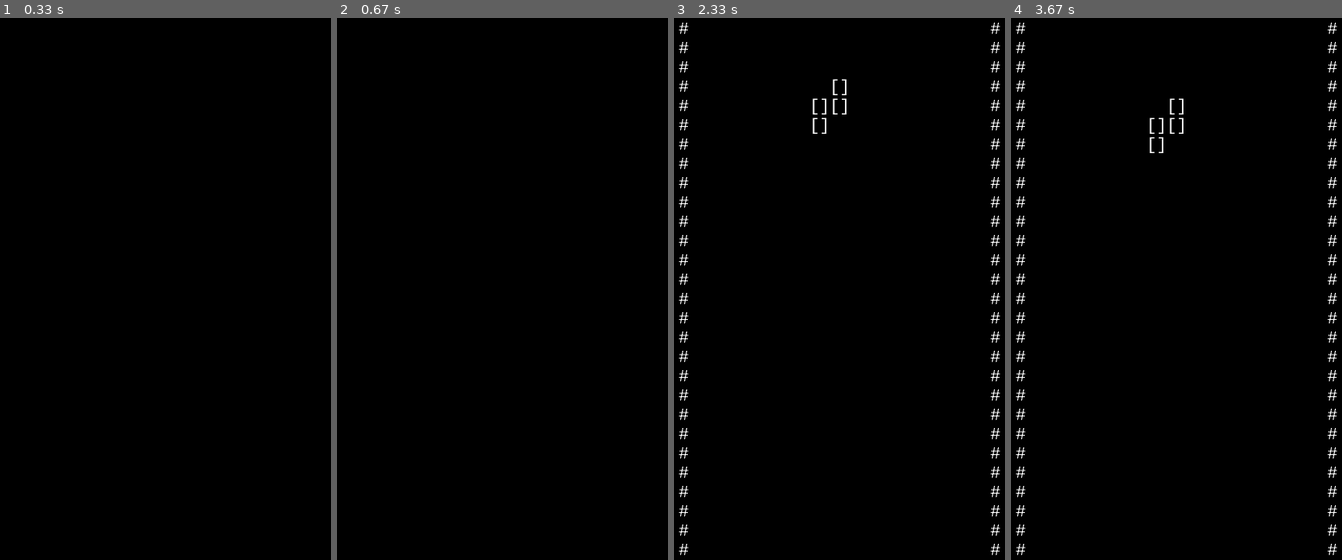
Above: before the commit, frames 1-4 (left to right).
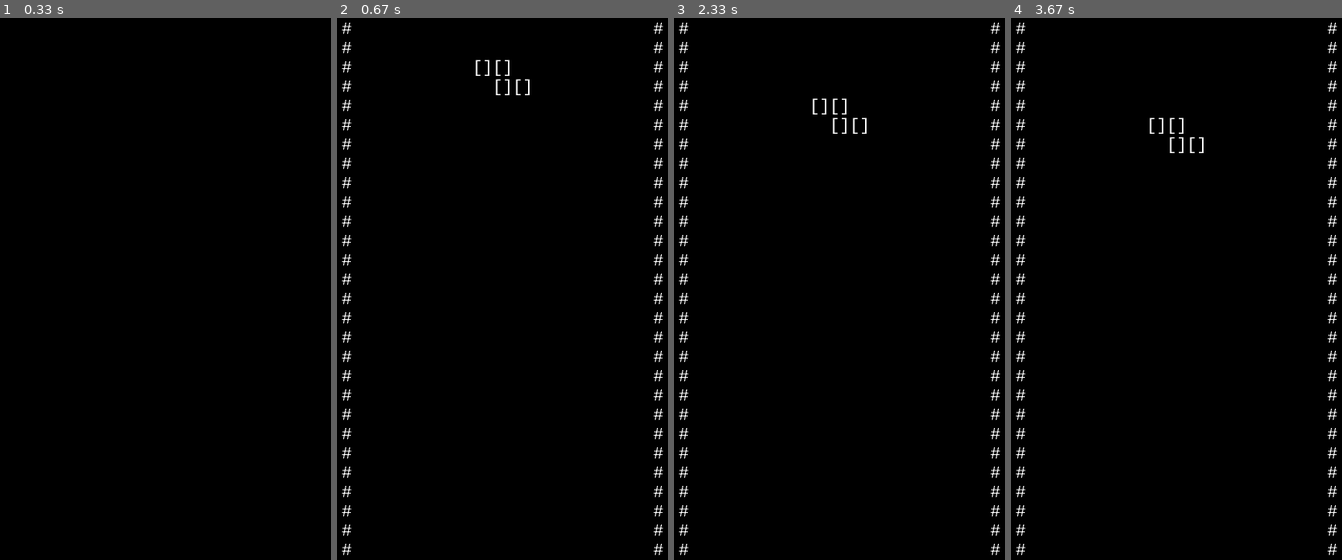
Above: after the commit, the same moments.

Repository: SikkandarSulaiman/TetrisGame
Game: pygame game, started from src/main.py
Same seed, same stepped clock (60 frames per second), same inputs: the game is played once before the commit and once after it.
Inputs:
- Up to frame 1 (0.33 s): no input
- Up to frame 2 (0.67 s): tap K at 0.33 s
- Up to frame 3 (2.33 s): tap I at 1.8 s
- Up to frame 4 (3.67 s): tap Enter at 2.63 s

Frame 1 is identical in both runs. In frame 2, 1.7% of the frame differs, in the area x 1-99%, y 0-100%; in frame 3, 0.2%; in frame 4, 0.2%.

Commit message:
simulated press and hold in pygamee

Diff:
--- a/src/ui_gamescreen_pyg.py
+++ b/src/ui_gamescreen_pyg.py
@@ -60,6 +60,7 @@
         updated = False
         time_diff = 0
         last_time = time()
+
         while (not updated) and (time_diff < wait_ms):
             for event in self.get_events():
                 if event.type == pygame.KEYDOWN:
@@ -88,5 +89,10 @@
                     self.key_map[CMD_QUIT] = True
                     updated = True
             time_diff = (time() - last_time)*1000
+
+            if any(self.key_map.values()):
+                sleep(.1)
+                return True
+
             # sleep(.001)
         return updated
